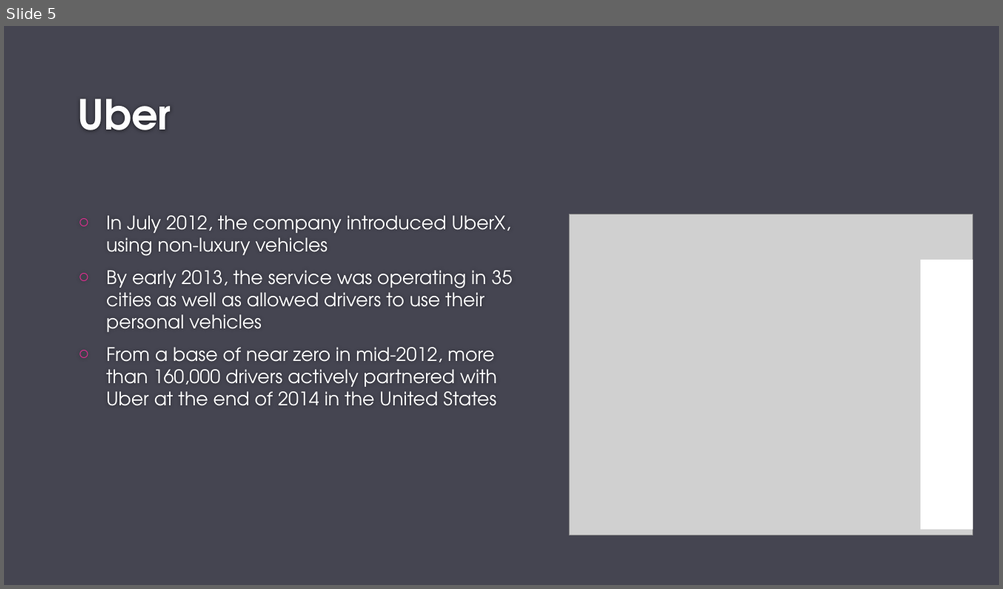
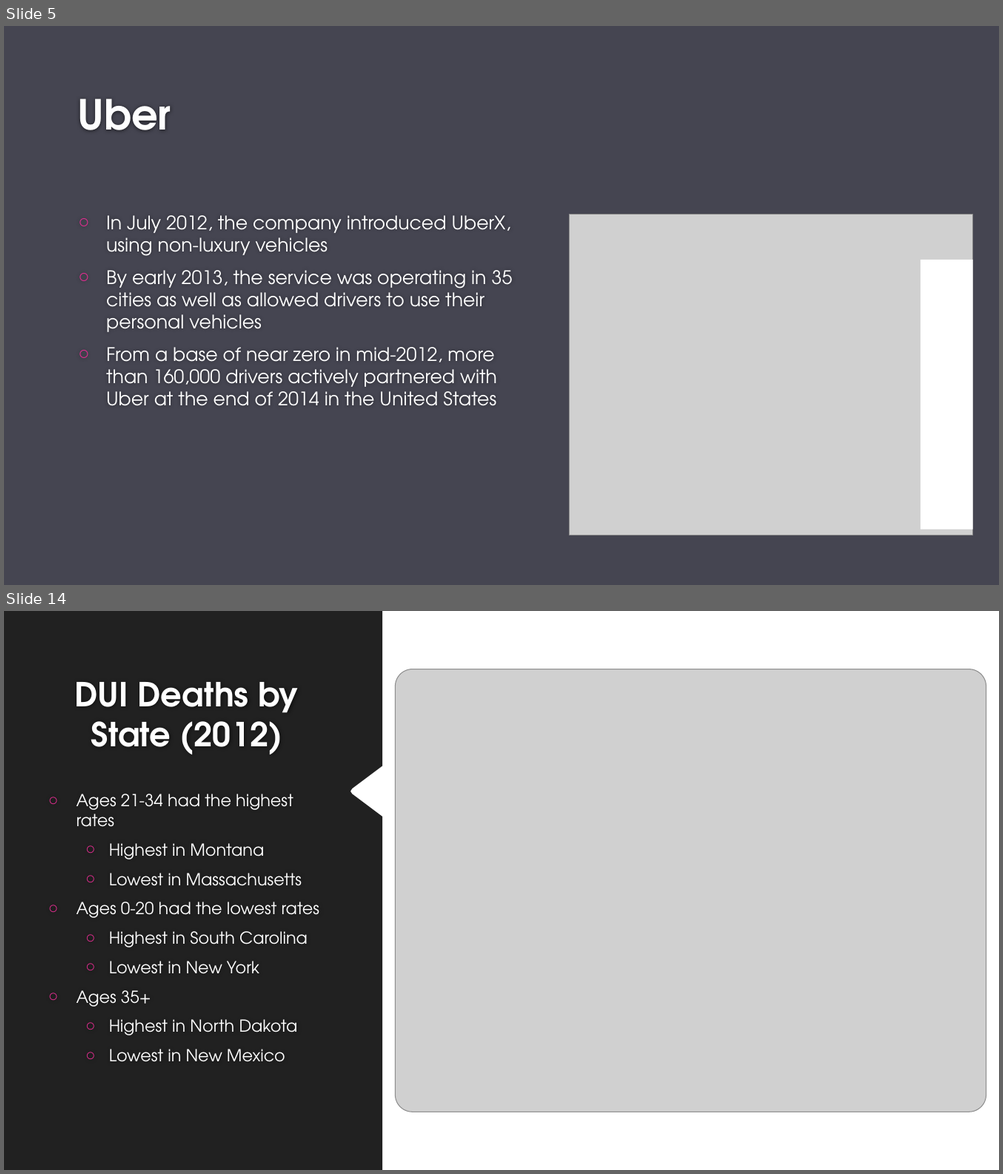
Before and after one commit to ajkim19/TNCs_and_DUI_Deaths, a slide deck: Project 1/Project-1.pptx. Shown one above the other, each under a label of ours: slide 5 before the commit, slides 5 and 14 after it; the slides between them are not shown. The pictures are 1003x589 and 1003x1174 pixels, drawn with LibreOffice and Linux fonts; fonts in the diff are those of the drawing; grey boxes stand for pictures; background and template pictures are left out. Boxes give left, top, right and bottom in pixels: in the first picture for what was removed or moved away, otherwise in the second. Text is boxed around its words. In the diff, an @@ line names an element or a change of style, - is before the commit and + after.

```diff
--- a/Project 1/Project-1.pptx
+++ b/Project 1/Project-1.pptx
@@ slide 14 added at [4, 611, 999, 1170], background #FFFFFF @@
@@ freeform shape added at [4, 611, 382, 1170], fill #212121 @@
@@ picture added at [395, 669, 986, 1113] @@
@@ title added at [74, 682, 299, 755], 32 pt, text #FFFFFF, bold @@
+DUI Deaths by State (2012)
@@ text added at [77, 794, 319, 1062], 16 pt, text #FFFFFF @@
+○ Ages 21-34 had the highest rates
+  ○ Highest in Montana
+  ○ Lowest in Massachusetts
+○ Ages 0-20 had the lowest rates
+  ○ Highest in South Carolina
+  ○ Lowest in New York
+○ Ages 35+
+  ○ Highest in North Dakota
+  ○ Lowest in New Mexico
```
Also in this commit, not shown: 2 slides changed, 10 other slides added, 10 slides removed.
